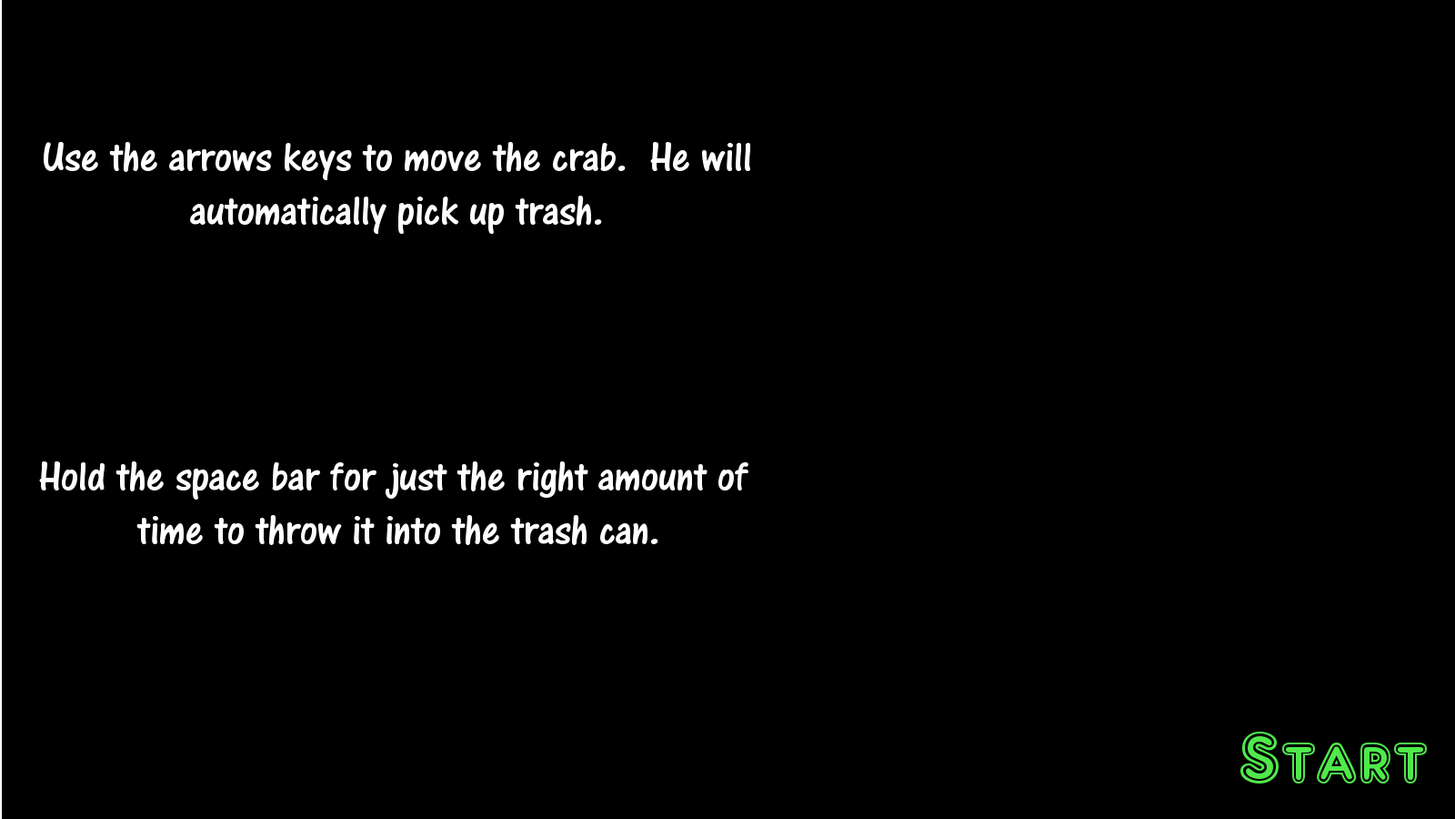
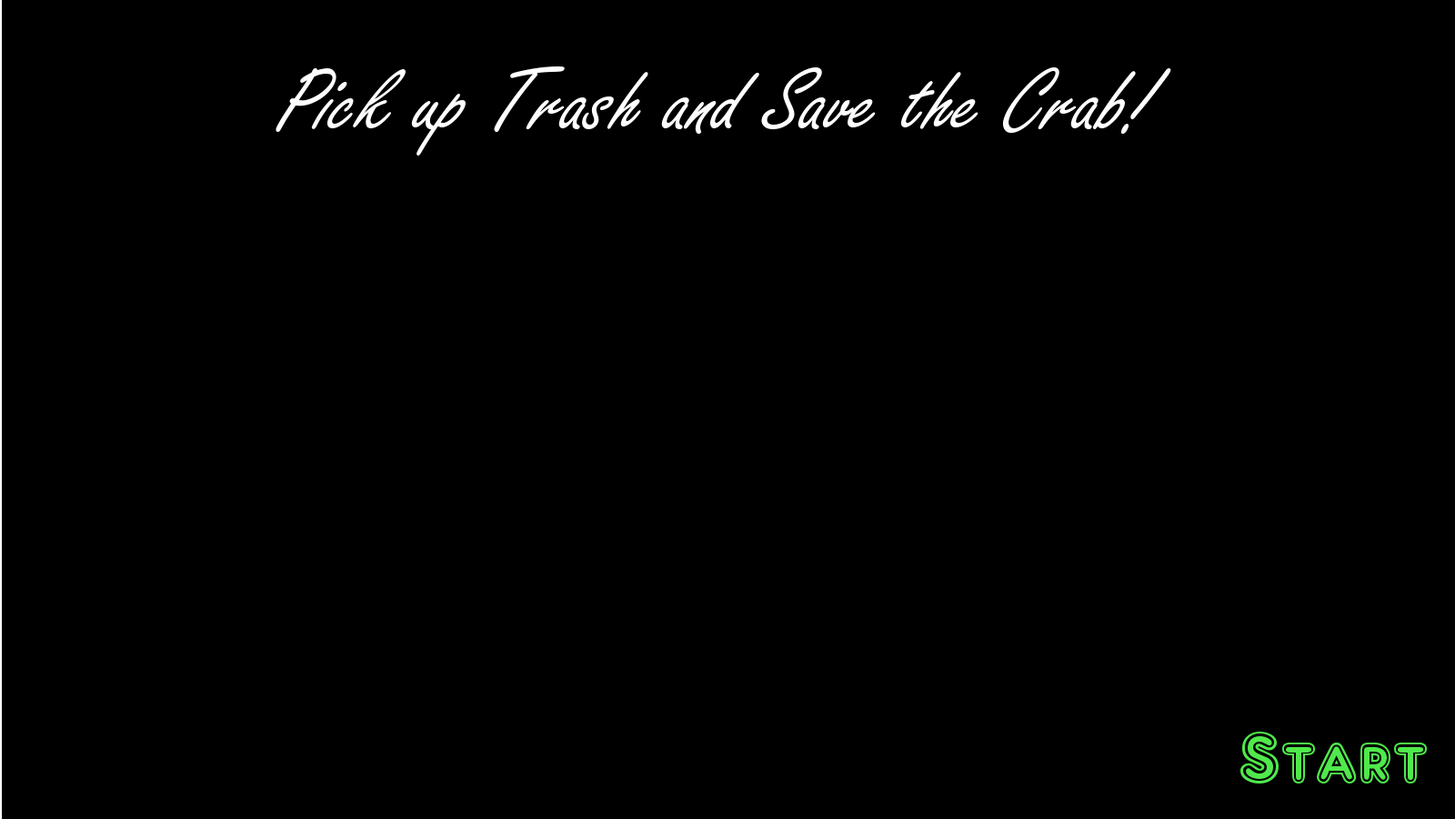
Layer changes from the first 1455 x 819 image to the second:
hid "Hold the space bar for just th..." over [left=39, top=461, right=749, bottom=545]
hid "Use the arrows keys to move th..." over [left=43, top=141, right=751, bottom=234]
renamed "The Crab Needs Your Help!" to "Pick up Trash and Save the Cra...", showed it, painted on it over [left=275, top=66, right=1172, bottom=156]
